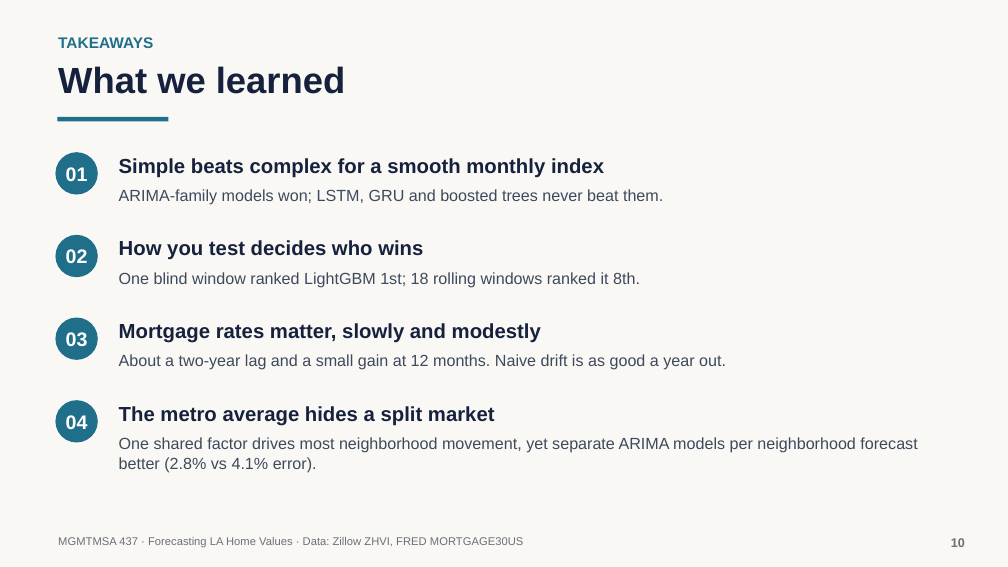
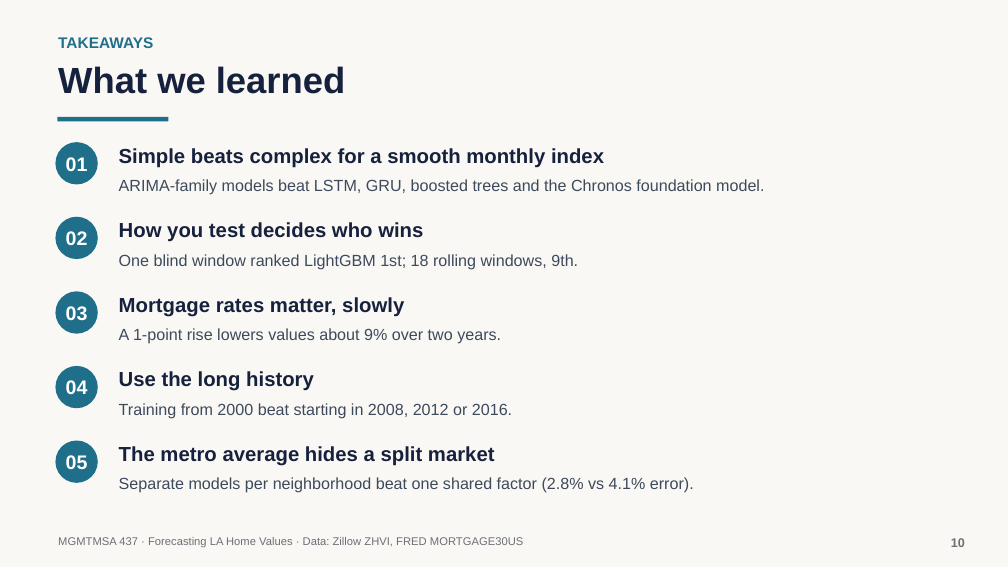
Before and after one commit to neiltd/la-housing-forecast, a slide deck: slide 10 of slides/LA_home_values_slides.pptx. Drawn at 1008x567 pixels with LibreOffice and Linux fonts; fonts in the diff are those of the drawing. Boxes give left, top, right and bottom in pixels: in the first picture for what was removed or moved away, otherwise in the second. Text is boxed around its words. In the diff, an @@ line names an element or a change of style, - is before the commit and + after.

```diff
--- a/slides/LA_home_values_slides.pptx
+++ b/slides/LA_home_values_slides.pptx
@@ 2 texts, 1 rounded rectangle: place and size @@
-2 texts, 1 rounded rectangle at [55, 152, 604, 195]
+2 texts, 1 rounded rectangle at [55, 142, 604, 184]
@@ text at [119, 179, 764, 195]: text changed @@
-ARIMA-family models won; LSTM, GRU and boosted trees never beat them.
+ARIMA-family models beat LSTM, GRU, boosted trees and the Chronos foundation model.
@@ 2 texts, 1 rounded rectangle: place and size @@
-2 texts, 1 rounded rectangle at [55, 235, 423, 277]
+2 texts, 1 rounded rectangle at [55, 217, 423, 259]
@@ text at [119, 254, 578, 270]: text changed @@
-One blind window ranked LightGBM 1st; 18 rolling windows ranked it 8th.
+One blind window ranked LightGBM 1st; 18 rolling windows, 9th.
@@ text "03": place and size @@
-text "03" at [66, 332, 88, 347]
+text "03" at [66, 306, 88, 321]
@@ rounded rectangle: place and size @@
-rounded rectangle at [55, 318, 98, 360]
+rounded rectangle at [55, 291, 98, 334]
@@ text at [119, 297, 404, 317]: text changed @@
-Mortgage rates matter, slowly and modestly
+Mortgage rates matter, slowly
@@ text at [119, 328, 501, 344]: text changed @@
-About a two-year lag and a small gain at 12 months. Naive drift is as good a year out.
+A 1-point rise lowers values about 9% over two years.
@@ text "04": place and size @@
-text "04" at [66, 415, 88, 429]
+text "04" at [66, 380, 88, 394]
@@ rounded rectangle: place and size @@
-rounded rectangle at [55, 400, 98, 443]
+rounded rectangle at [55, 366, 98, 408]
@@ text added at [119, 371, 314, 391], 14.5 pt, text #16213E, bold @@
+Use the long history
@@ text at [119, 403, 512, 419]: text changed @@
-One shared factor drives most neighborhood movement, yet separate ARIMA models per neighborhood forecast better (2.8% vs 4.1% error).
+Training from 2000 beat starting in 2008, 2012 or 2016.
@@ rounded rectangle added at [55, 440, 98, 483], fill #1F6F8B @@
@@ text "The metro average hides a ...": place and size @@
-text "The metro average hides a ..." at [119, 406, 495, 426]
+text "The metro average hides a ..." at [119, 446, 495, 466]
@@ text added at [66, 455, 88, 469], 14 pt, text #FFFFFF, bold @@
+05
@@ text added at [119, 477, 694, 493], 11.5 pt, text #3D4A5C @@
+Separate models per neighborhood beat one shared factor (2.8% vs 4.1% error).
```
Also in this commit, not shown: 5 other slides changed, 6 other files.
